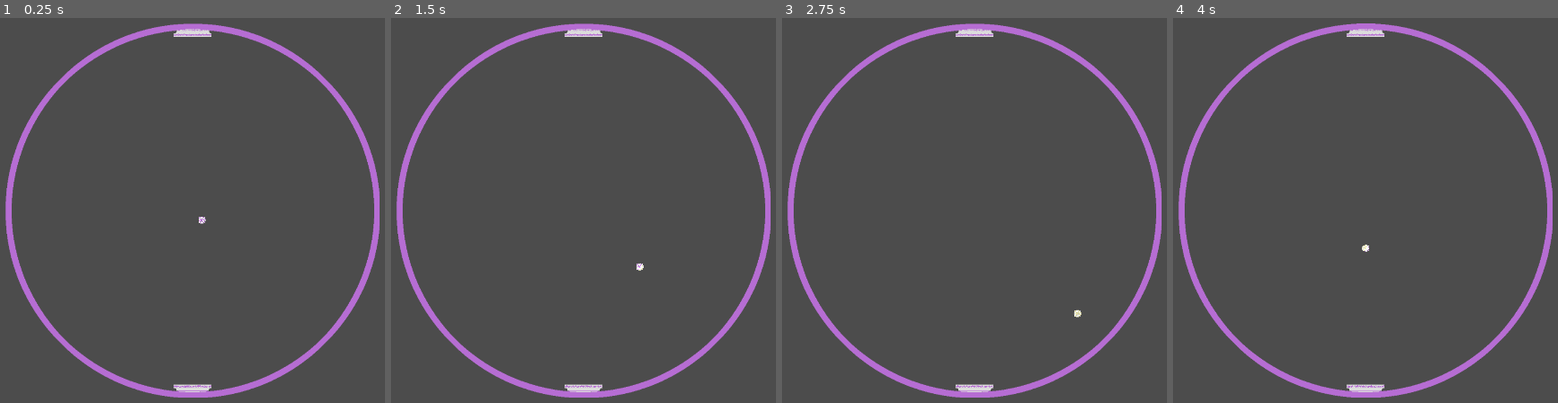
Above: before the commit, frames 1-4 (left to right).
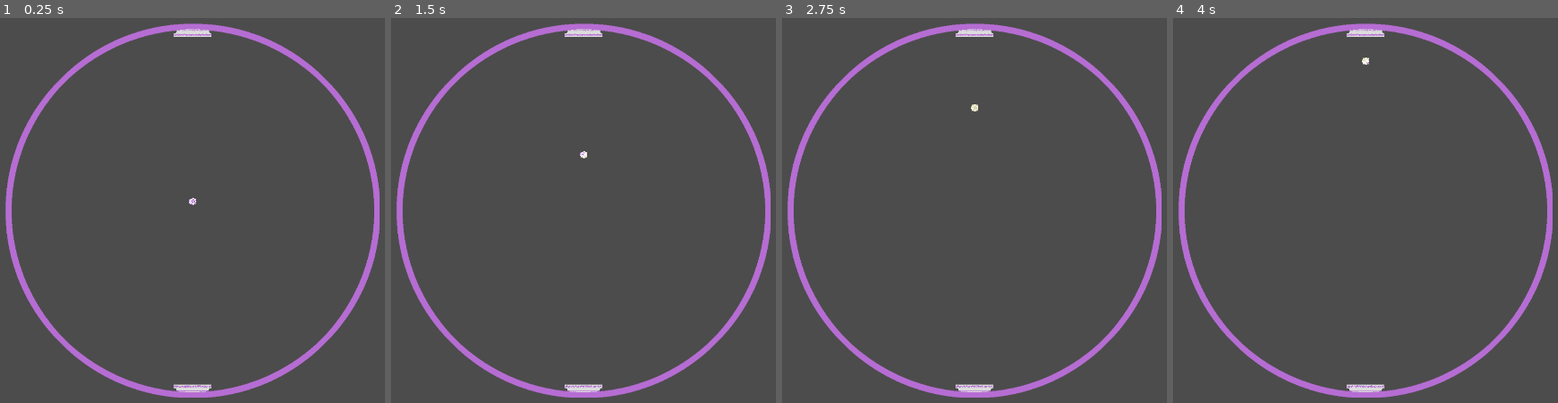
Above: after the commit, the same moments.

Repository: tannercantlay/Star-Pong
Game: Godot game, scene res://Scenes/OuterCollider.tscn
Same seed, same stepped clock (60 frames per second), same inputs: the game is played once before the commit and once after it.
Inputs:
- Up to frame 1 (0.25 s): no input
- Up to frame 2 (1.5 s): tap Enter at 0.5 s; tap Space at 1.25 s
- Up to frame 3 (2.75 s): tap Enter at 2 s
- Up to frame 4 (4 s): tap Space at 2.75 s; tap Enter at 3.5 s

The runs differ from the first frame. In frame 1, less than 0.1% of the frame differs, in the area x 49-54%, y 46-54%; in frame 2, less than 0.1%; in frame 3, less than 0.1%; in frame 4, 0.5%, in the area x 1-99%, y 1-99%.

Commit message:
Update ball.gd

Diff:
--- a/Pong/ball.gd
+++ b/Pong/ball.gd
@@ -12,7 +12,7 @@
 
 # Called when the node enters the scene tree for the first time.
 func _ready():
-	velocity = Vector2(speed,speed)
+	velocity = Vector2(0,(0-speed))
 
 	pass # Replace with function body.
 
@@ -33,8 +33,10 @@
 			# ? will call logic from gameManager to update game score, reposition paddles after a score?
 			if lastHit == "yellow":
 				position = Vector2(0,-100)
+				velocity = Vector2(0,(0-speed))
 			elif lastHit == "purple":
 				position = Vector2(0,100)
+				velocity = Vector2(0,speed)
 
 		# if ball hits a paddle
 		if collision.collider.has_method("getTeam"):
